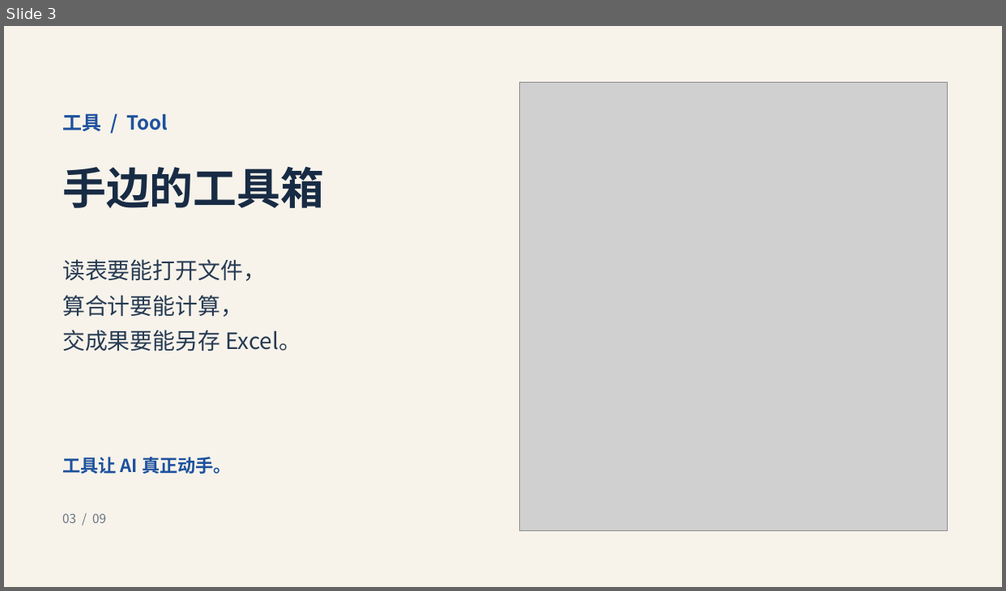
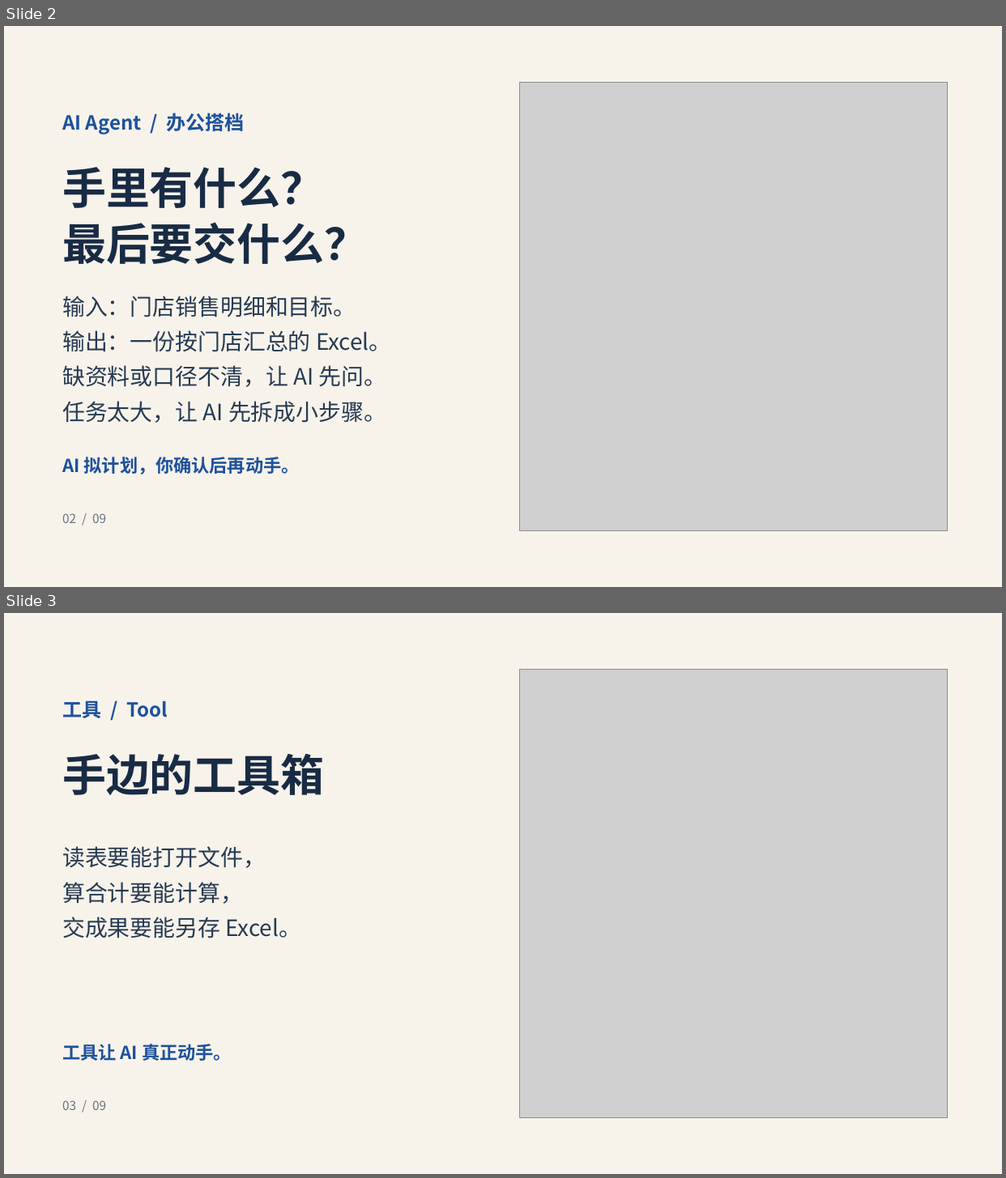
Before and after one commit to jihtsan/https-github.com-jihtsan-cz-night-learn-20261111, a slide deck: learn-02/第二课开场 - AI Agent 图解.pptx. Shown one above the other, each under a label of ours: slide 3 before the commit, slides 2 and 3 after it. The pictures are 1006x591 and 1006x1178 pixels, drawn with LibreOffice and Linux fonts; fonts in the diff are those of the drawing; grey boxes stand for pictures. Boxes give left, top, right and bottom in pixels: in the first picture for what was removed or moved away, otherwise in the second. Text is boxed around its words. In the diff, an @@ line names an element or a change of style, - is before the commit and + after.

Commit message:
在第二课开场讲清任务的输入、输出和拆解 (#13)

```diff
--- a/learn-02/第二课开场 - AI Agent 图解.pptx
+++ b/learn-02/第二课开场 - AI Agent 图解.pptx
@@ slide 2 added at box(4, 26, 1002, 587), background #F7F3EB @@
@@ picture added at box(520, 82, 948, 531) @@
@@ text added at box(62, 113, 245, 135), 18.8 pt, text #1D519D, bold @@
+AI Agent / 办公搭档
@@ text added at box(62, 167, 324, 208), 42 pt, text #182B44, bold @@
+手里有什么？
@@ text added at box(62, 222, 368, 264), 42 pt, text #182B44, bold @@
+最后要交什么？
@@ text added at box(62, 296, 356, 318), 21.8 pt, text #263A52 @@
+输入：门店销售明细和目标。
@@ text added at box(62, 331, 392, 352), 21.8 pt, text #263A52 @@
+输出：一份按门店汇总的 Excel。
@@ text added at box(62, 365, 387, 387), 21.8 pt, text #263A52 @@
+缺资料或口径不清，让 AI 先问。
@@ text added at box(62, 401, 386, 423), 21.8 pt, text #263A52 @@
+任务太大，让 AI 先拆成小步骤。
@@ text added at box(62, 457, 300, 475), 17.2 pt, text #1D519D, bold @@
+AI 拟计划，你确认后再动手。
@@ text added at box(62, 514, 106, 523), 12 pt, text #687381 @@
+02 / 09
```
Also in this commit, not shown: 1 slide changed, 1 other slide added, 2 slides removed.
